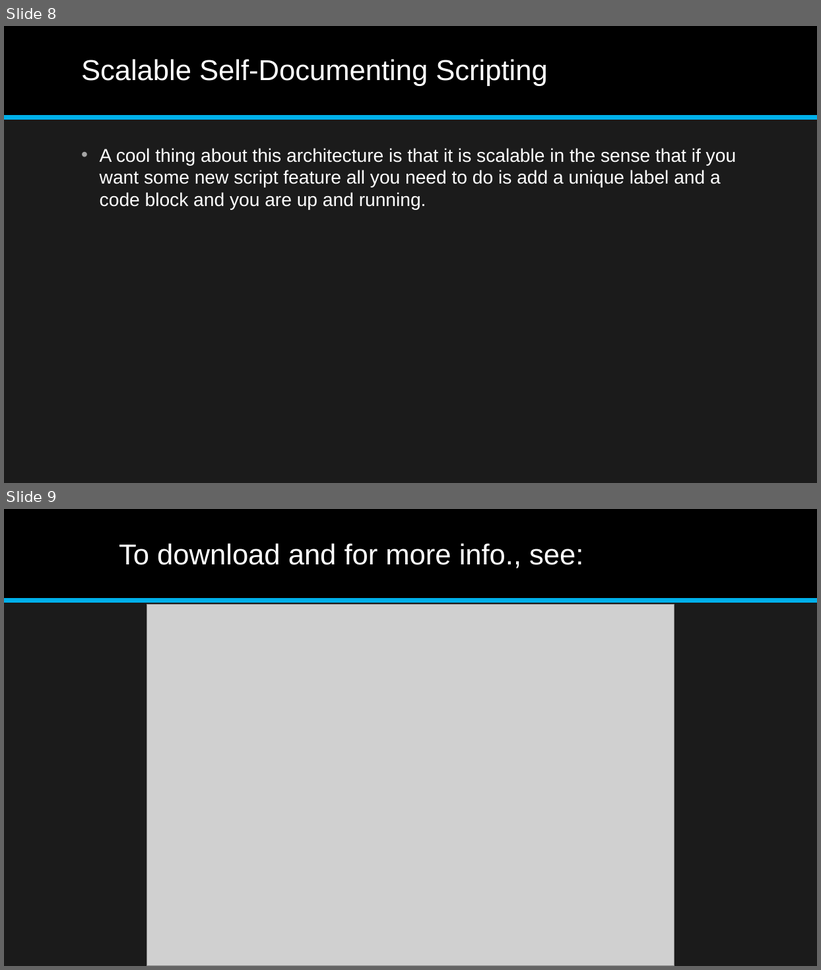
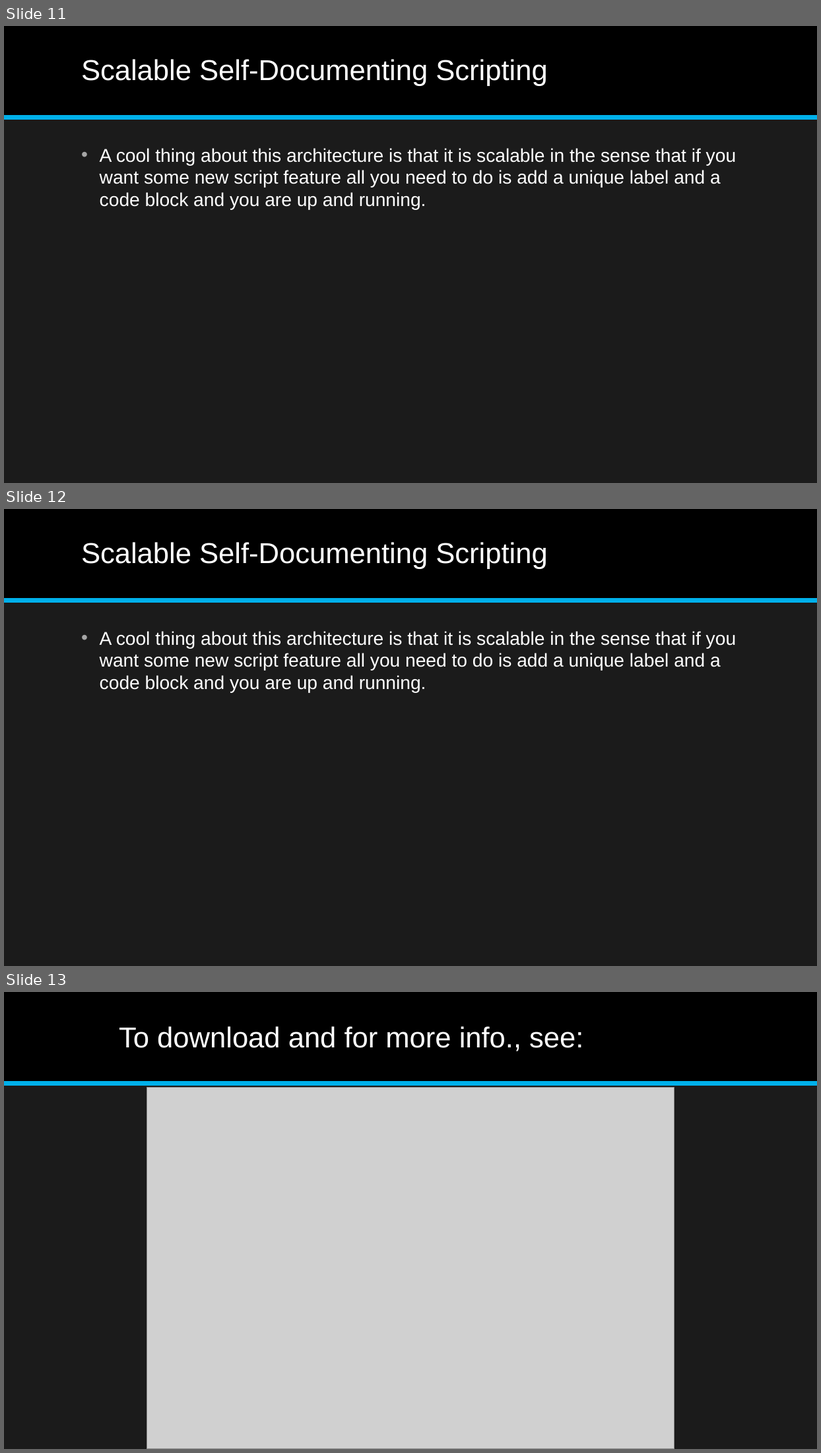
Before and after one commit to jonathan-r-jones/Composable-Batch-Files, a slide deck: Composable Batch File Helper.pptx. Shown one above the other, each under a label of ours: slides 8 and 9 before the commit, slides 11, 12 and 13 after it. The pictures are 821x970 and 821x1453 pixels, drawn with LibreOffice and Linux fonts; fonts in the diff are those of the drawing; grey boxes stand for pictures. Boxes give left, top, right and bottom in pixels: in the first picture for what was removed or moved away, otherwise in the second. Text is boxed around its words. In the diff, an @@ line names an element or a change of style, - is before the commit and + after.

```diff
--- a/Composable Batch File Helper.pptx
+++ b/Composable Batch File Helper.pptx
@@ slide 12 added at (4, 509, 817, 966), background #1B1B1B; not listed: 2 template elements that a slide beside it also shows @@
@@ title added at (81, 542, 547, 569), 34 pt, text #FFFFFF @@
+Scalable Self-Documenting Scripting
@@ text added at (100, 631, 736, 693), 22 pt, text #FFFFFF @@
+• A cool thing about this architecture is that it is scalable in the sense that if you want some new script feature all you need to do is add a unique label and a code block and you are up and running.
@@ what was slide 8 is now slide 11 @@
@@ what was slide 9 is now slide 13 @@
```
Also in this commit, not shown: 3 other slides added, 2 other files.
